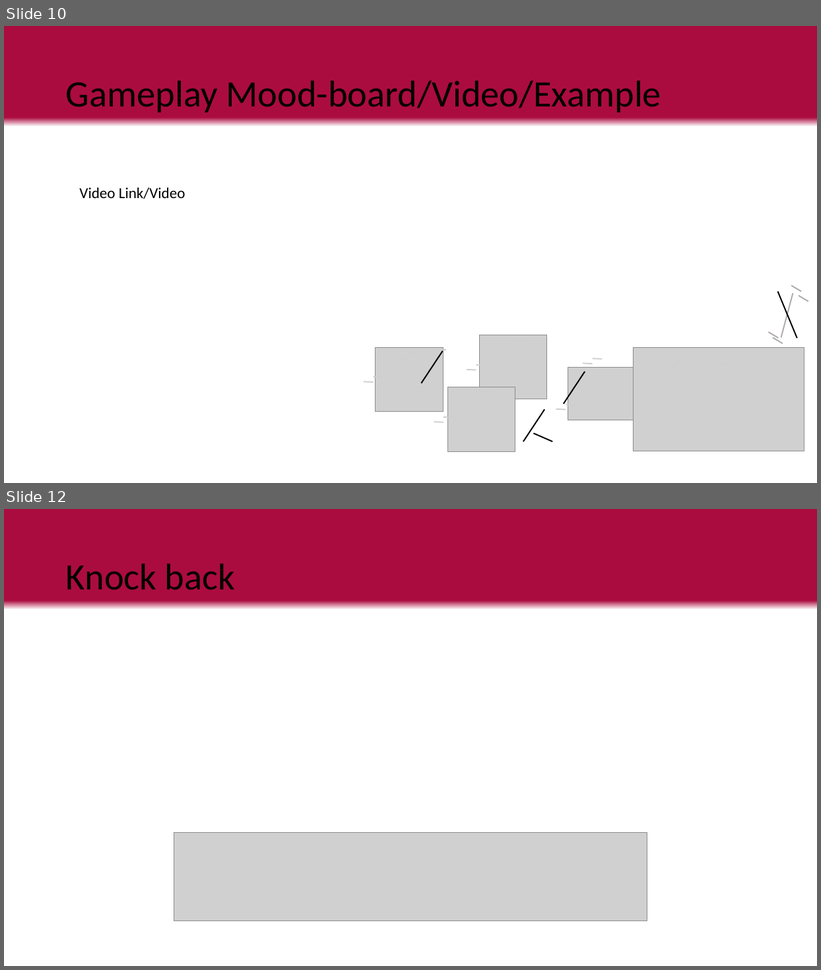
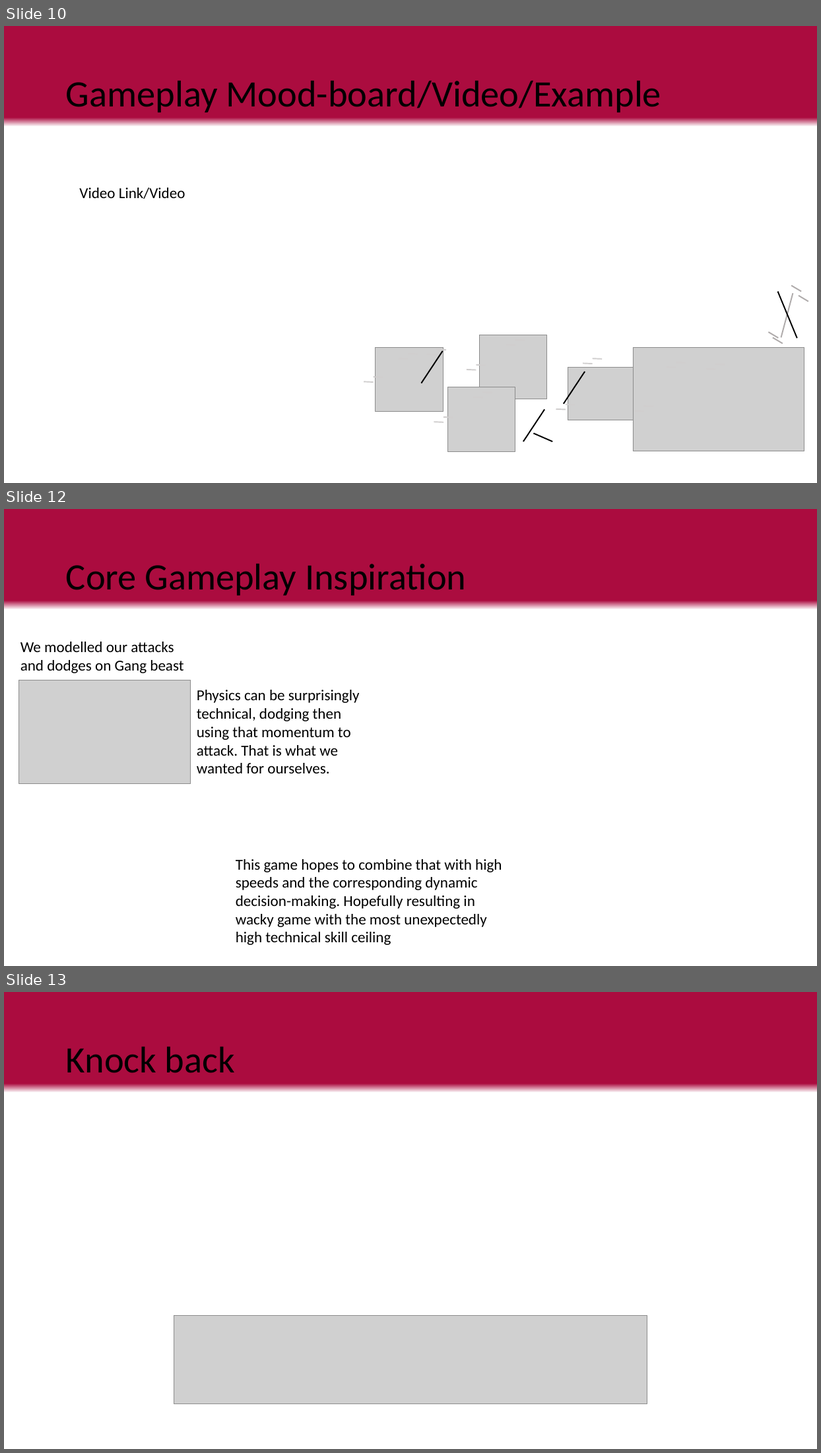
Before and after one commit to LuxRegem/Project_Clash-of-Cosplayers, a slide deck: Shared Documentation/Luke's Documents/Clash of Cos Team Pitch.pptx. Shown one above the other, each under a label of ours: slides 10 and 12 before the commit, slides 10, 12 and 13 after it; the slides between them are not shown. The pictures are 821x970 and 821x1453 pixels, drawn with LibreOffice and Linux fonts; fonts in the diff are those of the drawing; grey boxes stand for pictures. Boxes give left, top, right and bottom in pixels: in the first picture for what was removed or moved away, otherwise in the second. Text is boxed around its words. In the diff, an @@ line names an element or a change of style, - is before the commit and + after.

```diff
--- a/Shared Documentation/Luke's Documents/Clash of Cos Team Pitch.pptx
+++ b/Shared Documentation/Luke's Documents/Clash of Cos Team Pitch.pptx
@@ slide 12 added at [4,509,817,966], background gradient #AB0C3F to #FFFFFF @@
@@ title added at [66,564,466,595], 44 pt, text #000000 @@
+Core Gameplay Inspiration
@@ text added at [20,642,184,673], 18 pt, text #000000 @@
+We modelled our attacks and dodges on Gang beast
@@ picture added at [19,680,191,784] @@
@@ text added at [197,690,360,774], 18 pt, text #000000 @@
+Physics can be surprisingly technical, dodging then using that momentum to attack. That is what we wanted for ourselves.
@@ text added at [236,859,502,945], 18 pt, text #000000 @@
+This game hopes to combine that with high speeds and the corresponding dynamic decision-making. Hopefully resulting in wacky game with the most unexpectedly high technical skill ceiling
@@ what was slide 12 is now slide 13 @@
```
Also in this commit, not shown: 3 slides changed.
